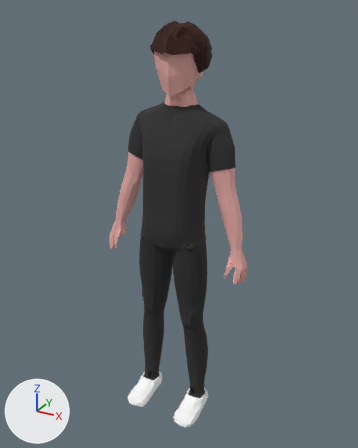
One commit to the glTF model public/models/character.glb: the scene before it, then after it.
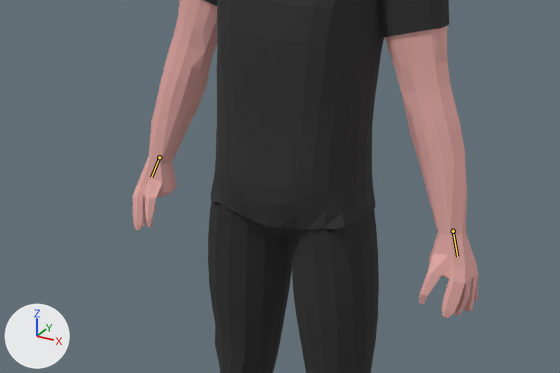
Old and new are each drawn whole from a 50 mm camera at (2.7, -4.66, 5.01) aimed at (0.05, 0.16, 2.6) and again close up on the part from 16% to 78% of the width and 35% to 68% of the height. The lights are fixed; the arrows at lower left show +X, +Y and +Z. Both versions are drawn at frame 0 of the action 'Idle'; the numbers are the values there. The bones that change are drawn over the model as lines in the close-ups.

The first close-up shows 'Limbs', 'Pants', 'Shirt'.
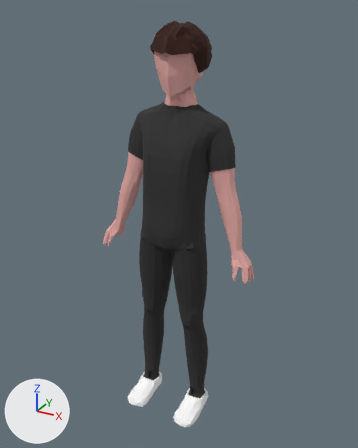
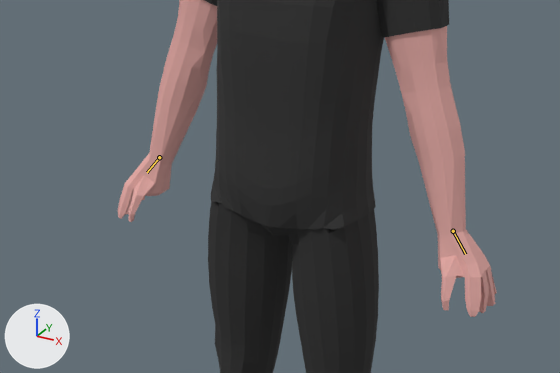
What the commit changed:
Bone 'hand.L' (bone_hand_l) turns from (5, 8, -17) to (0, 0, 0) degrees about its own x, y and z.
Bone 'hand.R' (bone_hand_r) turns from (5, -8, 17) to (0, 0, 0) degrees about its own x, y and z.

Pixel boxes (x1, y1, x2, y2) of what changed, in the close-ups (560 x 373 px):
'Limbs', posed: before (133, 0, 478, 318); after (118, 0, 497, 317)
bone 'hand.L', root to tip: before (453, 231) to (457, 256); after (453, 231) to (465, 254)
bone 'hand.R', root to tip: before (159, 157) to (151, 177); after (159, 157) to (147, 172)
